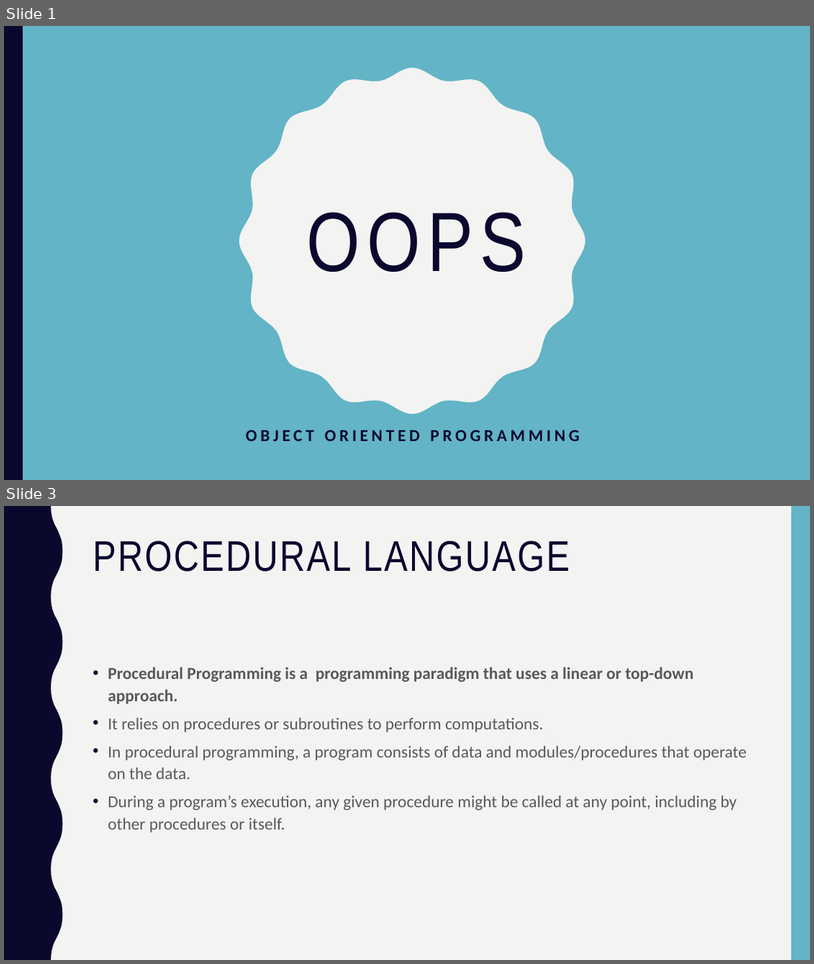
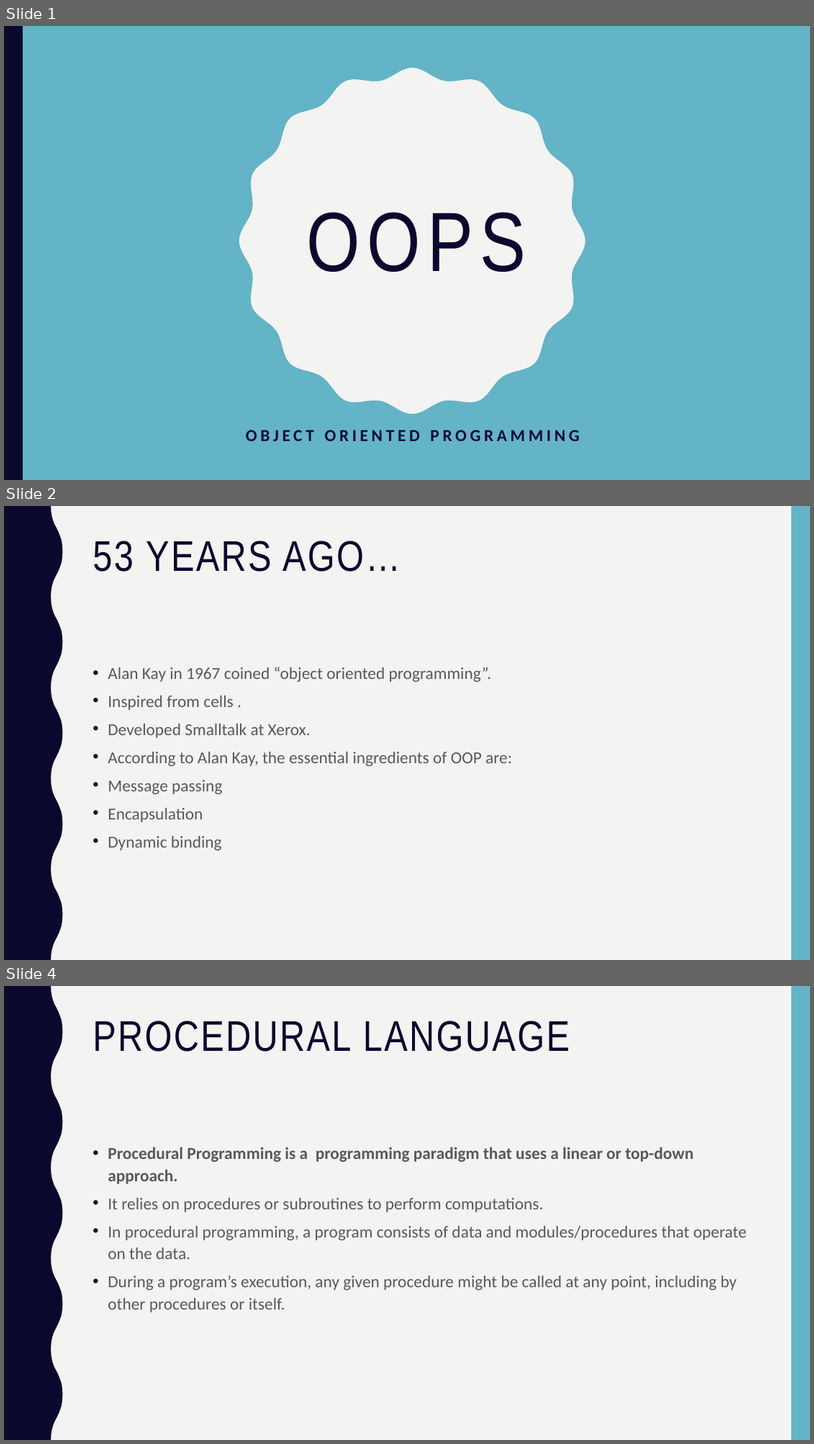
Before and after one commit to subhashbiyyapu/oops, a slide deck: OOPSpresentation.pptx. Shown one above the other, each under a label of ours: slides 1 and 3 before the commit, slides 1, 2 and 4 after it; the slides between them are not shown. The pictures are 814x964 and 814x1444 pixels, drawn with LibreOffice and Linux fonts; fonts in the diff are those of the drawing. Boxes give left, top, right and bottom in pixels: in the first picture for what was removed or moved away, otherwise in the second. Text is boxed around its words. In the diff, an @@ line names an element or a change of style, - is before the commit and + after.

```diff
--- a/OOPSpresentation.pptx
+++ b/OOPSpresentation.pptx
@@ slide 2 added at (4, 506, 810, 960), background #F3F3F2; not listed: 2 template elements that a slide beside it also shows @@
@@ title added at (93, 541, 401, 572), 51 pt, text #0B082E @@
+53 YEARS AGO…
@@ text added at (108, 667, 512, 850), 20 pt, text #595959 @@
+• Alan Kay in 1967 coined “object oriented programming”.
+• Inspired from cells .
+• Developed Smalltalk at Xerox.
+• According to Alan Kay, the essential ingredients of OOP are:
+• Message passing
+• Encapsulation
+• Dynamic binding
@@ what was slide 3 is now slide 4 @@
```
Also in this commit, not shown: 1 slide changed, 1 other slide added, 1 slide removed.
